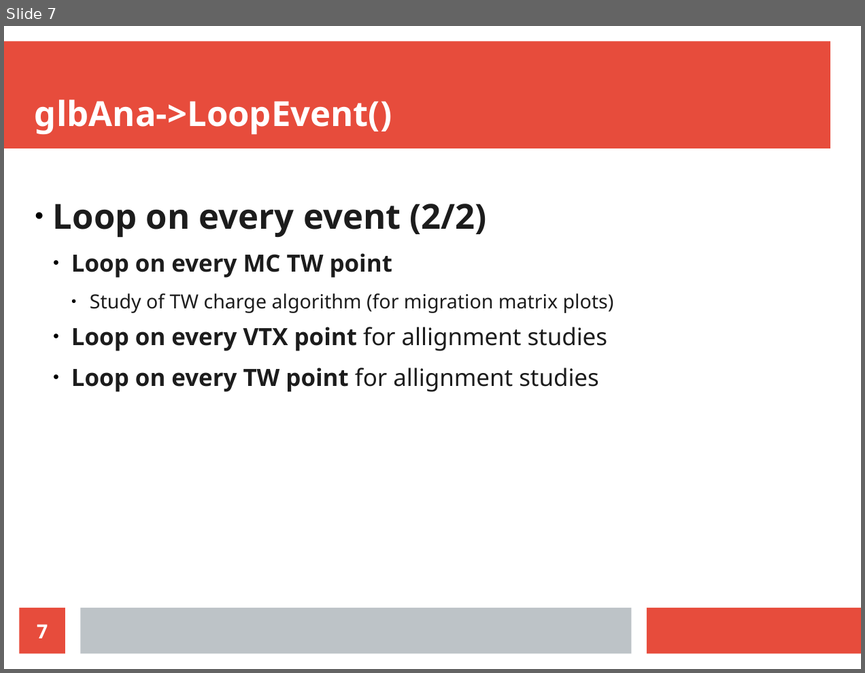
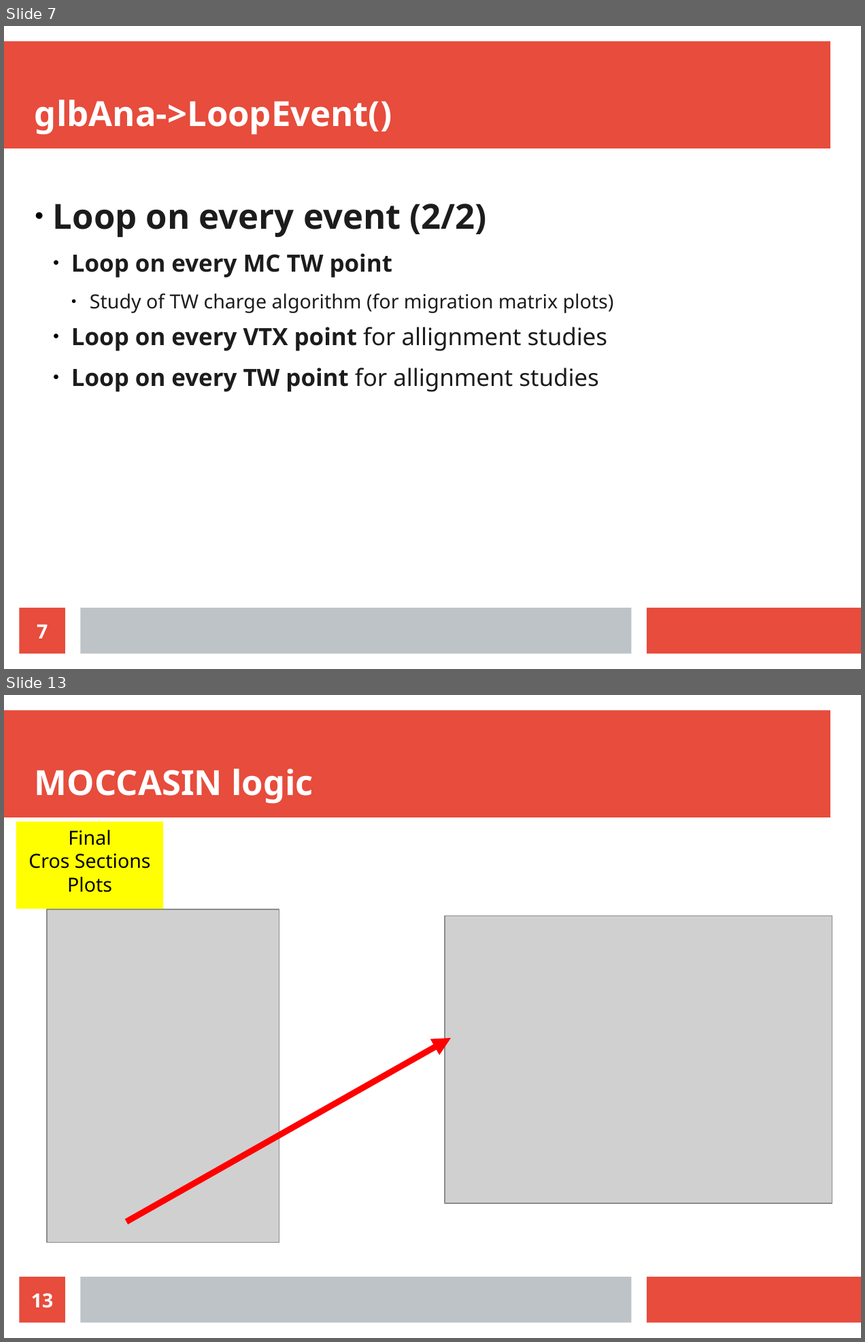
Before and after one commit to giacomoubaldi/FootPresentations, a slide deck: presentazioni/11-15 spiegazione classi/globalrecoana.odp. Shown one above the other, each under a label of ours: slide 7 before the commit, slides 7 and 13 after it; the slides between them are not shown. The pictures are 865x673 and 865x1342 pixels, drawn with LibreOffice and Linux fonts; fonts in the diff are those of the drawing; grey boxes stand for pictures. Boxes give left, top, right and bottom in pixels: in the first picture for what was removed or moved away, otherwise in the second. Text is boxed around its words. In the diff, an @@ line names an element or a change of style, - is before the commit and + after.

```diff
--- a/presentazioni/11-15 spiegazione classi/globalrecoana.odp
+++ b/presentazioni/11-15 spiegazione classi/globalrecoana.odp
@@ slide 13 added at [4, 695, 861, 1338], background #FFFFFF; not listed: 3 template elements that a slide beside it also shows @@
@@ title added at [35, 768, 313, 803], 32 pt, text #FFFFFF, bold @@
+MOCCASIN logic
@@ rectangle added at [16, 821, 163, 909], fill #FFFF00, 18 pt, text #000000 @@
+Final
+Cros Sections
+Plots
@@ picture added at [47, 910, 279, 1242] @@
@@ picture added at [445, 916, 832, 1204] @@
@@ arrow added from (126, 1221) to (451, 1038), #FF0000 5.67 pt @@
@@ page number added at [20, 1276, 65, 1323], fill #E74C3C, 18 pt, text #FFFFFF, bold @@
+13
```
Also in this commit, not shown: 2 slides changed, 5 other slides added.
